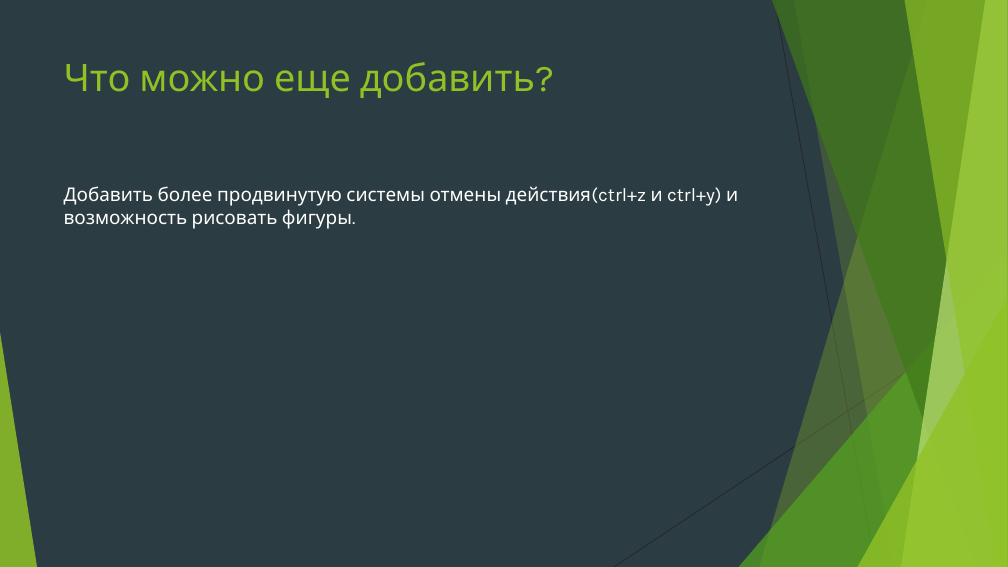
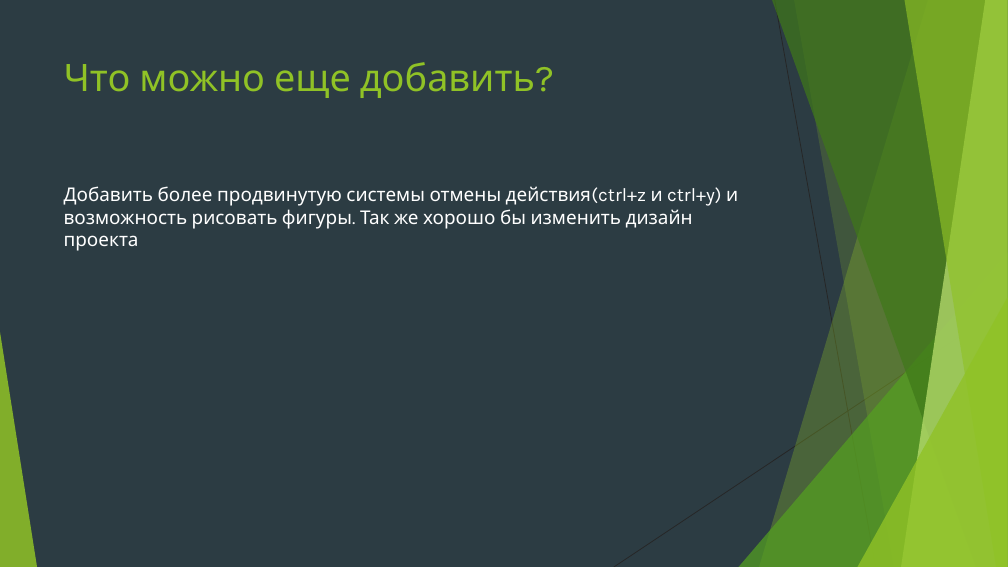
Before and after one commit to timurios-promax/crocodile_project, a slide deck: slide 5 of Защита проекта.pptx. Drawn at 1008x567 pixels with LibreOffice and Linux fonts; fonts in the diff are those of the drawing. Boxes give left, top, right and bottom in pixels: in the first picture for what was removed or moved away, otherwise in the second. Text is boxed around its words. In the diff, an @@ line names an element or a change of style, - is before the commit and + after.

```diff
--- a/Защита проекта.pptx
+++ b/Защита проекта.pptx
@@ text at (64,186,738,251): text changed @@
-Добавить более продвинутую системы отмены действия(ctrl+z и ctrl+y) и возможность рисовать фигуры.
+Добавить более продвинутую системы отмены действия(ctrl+z и ctrl+y) и возможность рисовать фигуры. Так же хорошо бы изменить дизайн проекта
```
Also in this commit, not shown: 2 other slides changed.
